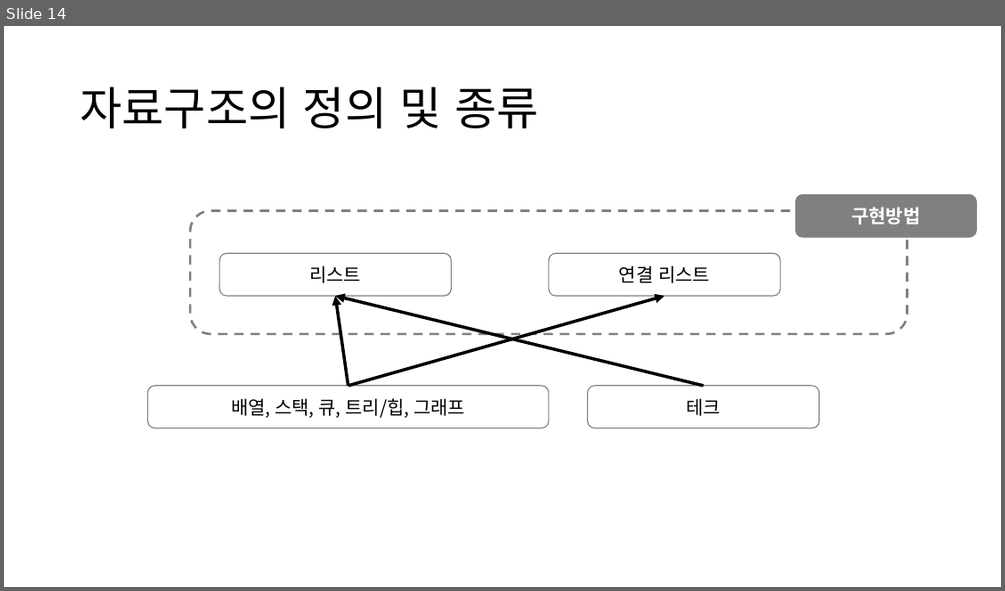
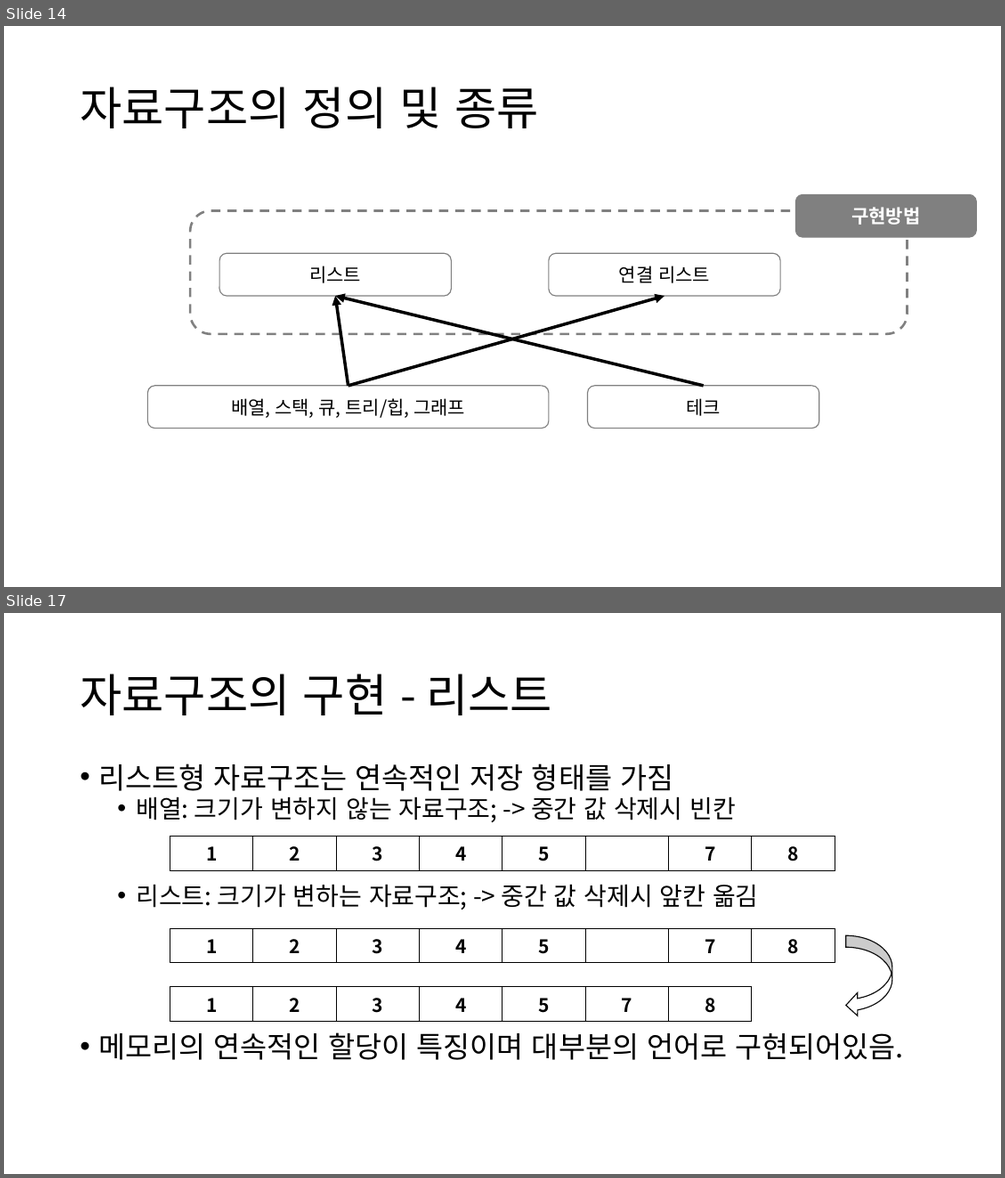
Before and after one commit to jjeong723/Study_note, a slide deck: 1st_study.pptx. Shown one above the other, each under a label of ours: slide 14 before the commit, slides 14 and 17 after it; the slides between them are not shown. The pictures are 1005x591 and 1005x1178 pixels, drawn with LibreOffice and Linux fonts; fonts in the diff are those of the drawing. Boxes give left, top, right and bottom in pixels: in the first picture for what was removed or moved away, otherwise in the second. Text is boxed around its words. In the diff, an @@ line names an element or a change of style, - is before the commit and + after.

Commit message:
1st_study 자료 업로드_v01

```diff
--- a/1st_study.pptx
+++ b/1st_study.pptx
@@ slide 17 added at bbox=[4, 613, 1001, 1174], background #FFFFFF @@
@@ title added at bbox=[80, 674, 552, 715], 44 pt, text #000000 @@
+자료구조의 구현 - 리스트
@@ text added at bbox=[98, 763, 903, 1060], 24 pt, text #000000 @@
+• 리스트형 자료구조는 연속적인 저장 형태를 가짐
+  • 배열: 크기가 변하지 않는 자료구조; -> 중간 값 삭제시 빈칸
+  • 리스트: 크기가 변하는 자료구조; -> 중간 값 삭제시 앞칸 옮김
+• 메모리의 연속적인 할당이 특징이며 대부분의 언어로 구현되어있음.
@@ table added at bbox=[170, 835, 834, 867], 1 rows, 8 columns @@
+1 | 2 | 3 | 4 | 5 |  | 7 | 8
@@ table added at bbox=[170, 929, 834, 959], 1 rows, 8 columns @@
+1 | 2 | 3 | 4 | 5 |  | 7 | 8
@@ curved left arrow added at bbox=[846, 935, 892, 1017], fill #FFFFFF, outline #0D0D0D 1 pt @@
@@ table added at bbox=[170, 986, 751, 1017], 1 rows, 7 columns @@
+1 | 2 | 3 | 4 | 5 | 7 | 8
```
Also in this commit, not shown: 1 slide changed, 2 other slides added.
